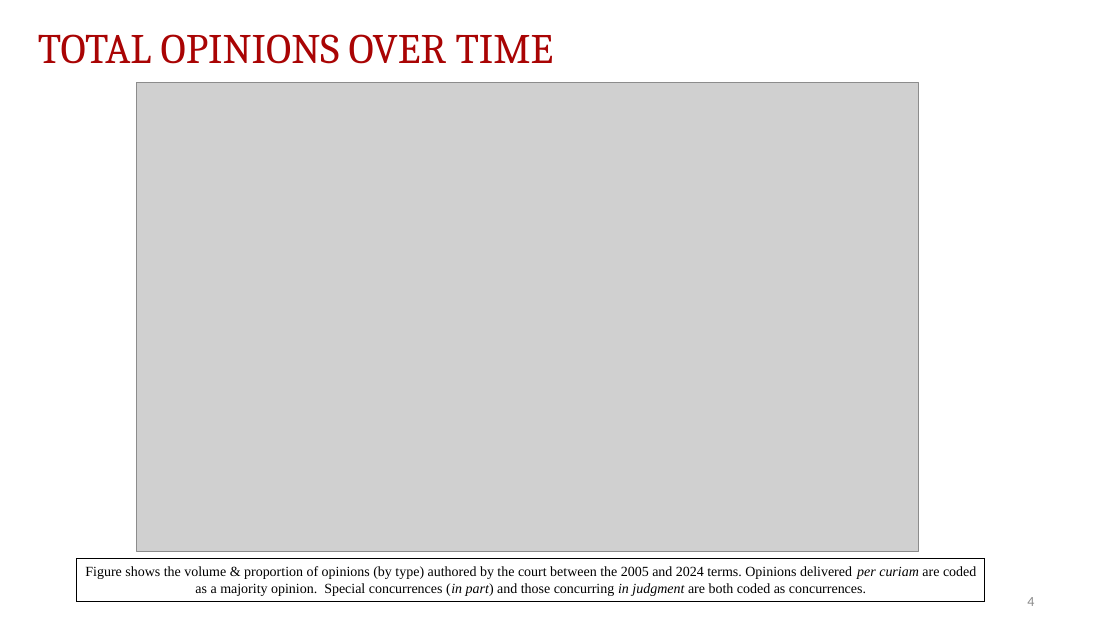
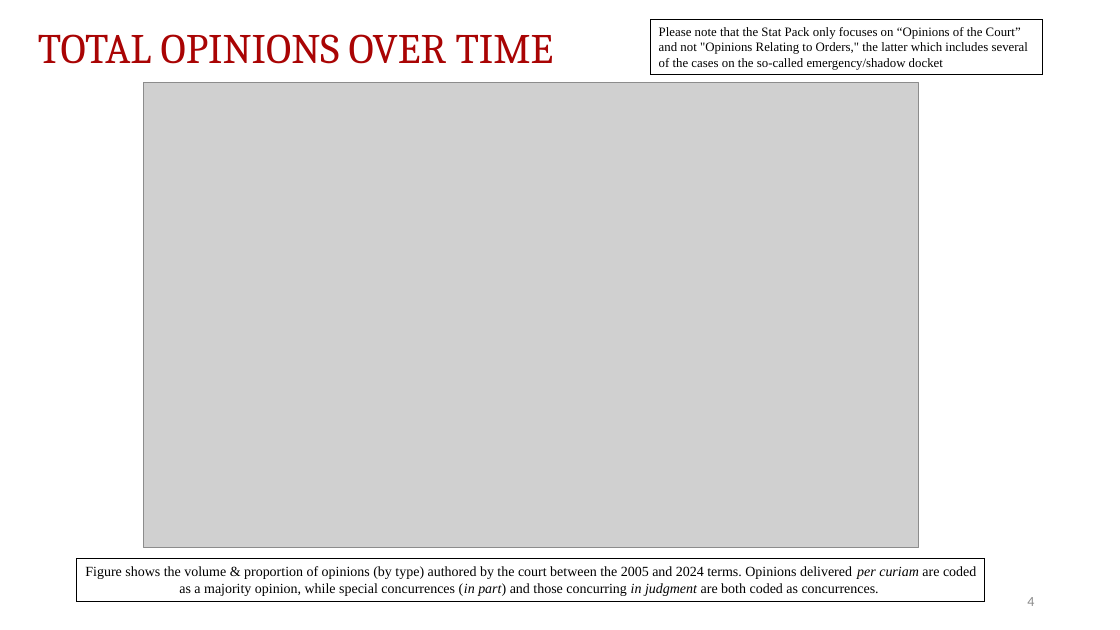
Before and after one commit to JakeTruscott/scotuswatch, a slide deck: slide 4 of Stat Reviews/OT24_StatReview/compilation/SCOTUSBlog/statpack_OT24.pptx. Drawn at 1120x630 pixels with LibreOffice and Linux fonts; fonts in the diff are those of the drawing; grey boxes stand for pictures. Boxes give left, top, right and bottom in pixels: in the first picture for what was removed or moved away, otherwise in the second. Text is boxed around its words. In the diff, an @@ line names an element or a change of style, - is before the commit and + after.

```diff
--- a/Stat Reviews/OT24_StatReview/compilation/SCOTUSBlog/statpack_OT24.pptx
+++ b/Stat Reviews/OT24_StatReview/compilation/SCOTUSBlog/statpack_OT24.pptx
@@ rectangle added at bbox=[650, 19, 1043, 75], outline #000000 0.75 pt, 11 pt, text #000000 @@
+Please note that the Stat Pack only focuses on “Opinions of the Court” and not "Opinions Relating to Orders," the latter which includes several of the cases on the so-called emergency/shadow docket
@@ picture: place and size @@
-picture at bbox=[137, 82, 919, 552]
+picture at bbox=[144, 82, 919, 548]
@@ rectangle removed at bbox=[144, 82, 919, 548] @@
@@ text in rectangle at bbox=[85, 566, 976, 596]: text changed @@
-Figure shows the volume & proportion of opinions (by type) authored by the court between the 2005 and 2024 terms. Opinions delivered per curiam are coded as a majority opinion. Special concurrences (in part) and those concurring in judgment are both coded as concurrences.
+Figure shows the volume & proportion of opinions (by type) authored by the court between the 2005 and 2024 terms. Opinions delivered per curiam are coded as a majority opinion, while special concurrences (in part) and those concurring in judgment are both coded as concurrences.
```
Also in this commit, not shown: 18 other slides changed, 51 other files.
